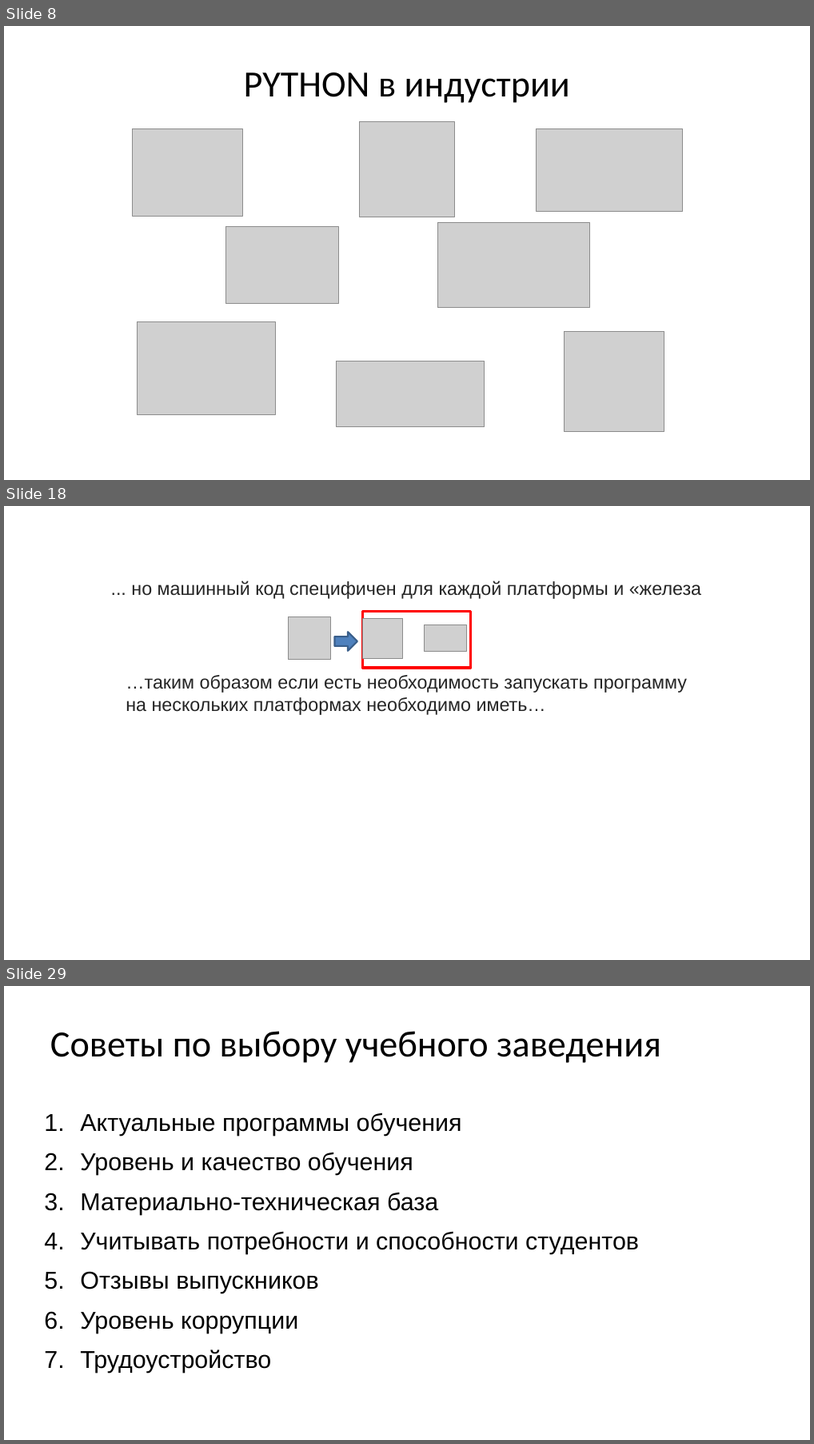
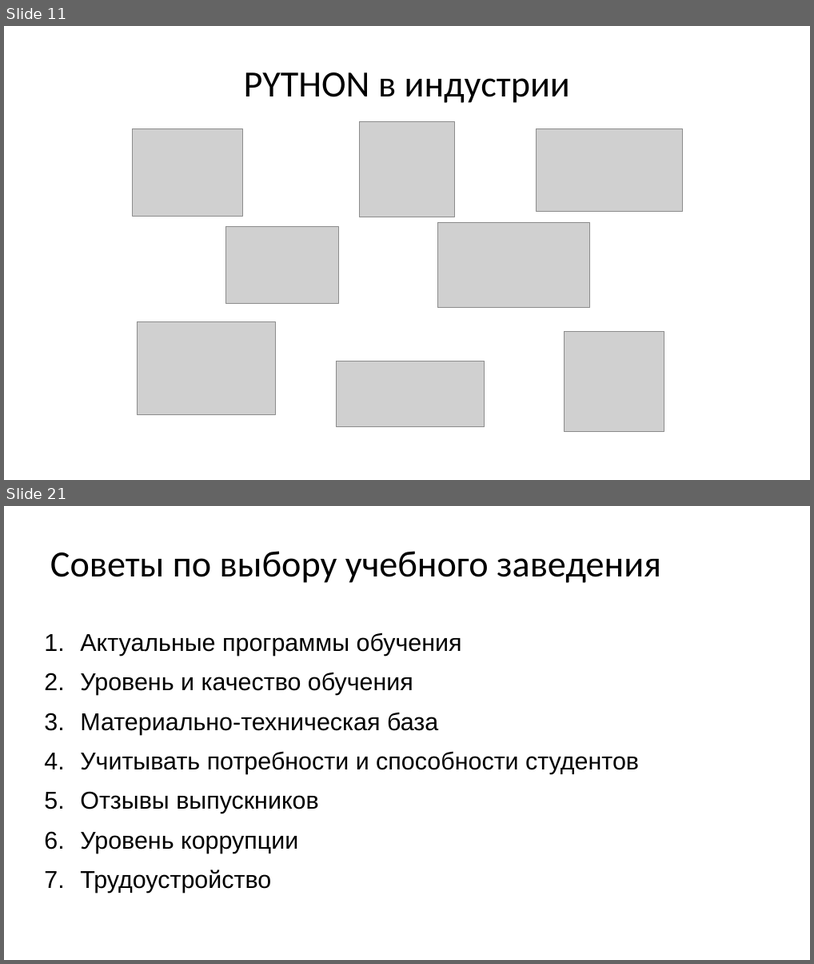
Before and after one commit to maxchv/LearnPython, a slide deck: webminar.pptx. Shown one above the other, each under a label of ours: slides 8, 18 and 29 before the commit, slides 11 and 21 after it; the slides between them are not shown. The pictures are 814x1444 and 814x964 pixels, drawn with LibreOffice and Linux fonts; fonts in the diff are those of the drawing; grey boxes stand for pictures. Boxes give left, top, right and bottom in pixels: in the first picture for what was removed or moved away, otherwise in the second. Text is boxed around its words. In the diff, an @@ line names an element or a change of style, - is before the commit and + after.

```diff
--- a/webminar.pptx
+++ b/webminar.pptx
@@ slide 18 removed at (4,506,810,960), background #FFFFFF @@
@@ text removed at (131,580,702,599) @@
-... но машинный код специфичен для каждой платформы и «железа
@@ picture removed at (288,616,330,659) @@
@@ rectangle removed at (362,612,471,668) @@
@@ picture removed at (362,618,402,658) @@
@@ picture removed at (425,625,466,651) @@
@@ right arrow removed at (335,632,358,651) @@
@@ text removed at (126,675,687,715) @@
-…таким образом если есть необходимость запускать программу на нескольких платформах необходимо иметь…
@@ what was slide 8 is now slide 11 @@
@@ what was slide 29 is now slide 21 @@
```
Also in this commit, not shown: 13 slides changed, 4 slides added, 11 other slides removed.
